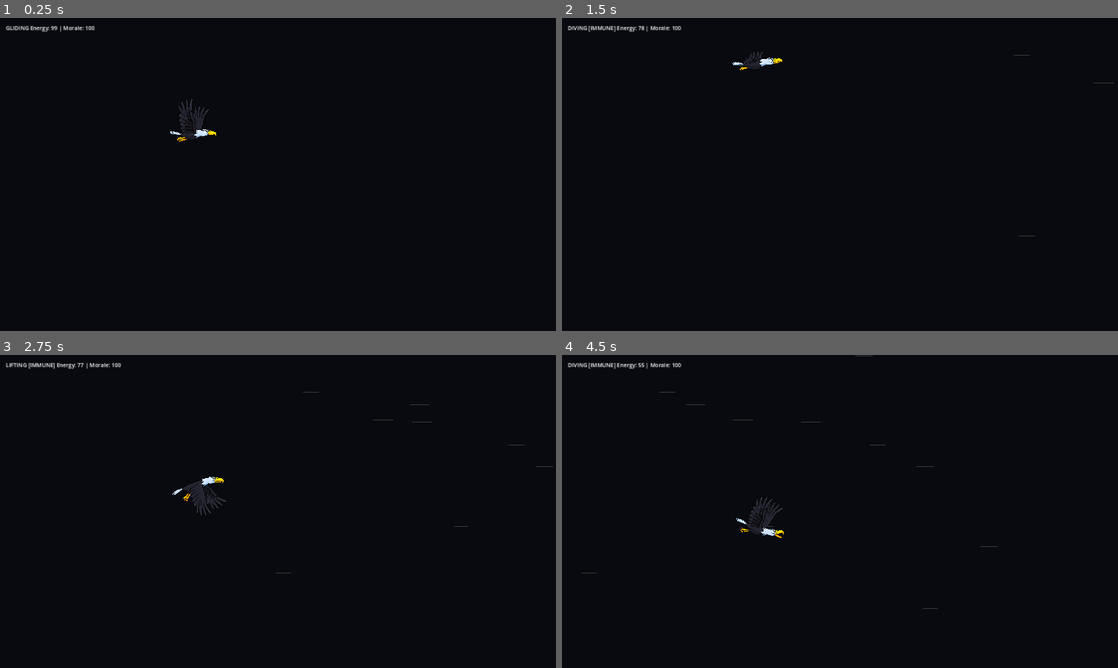
Above: before the commit, frames 1-4 (two rows, left to right).
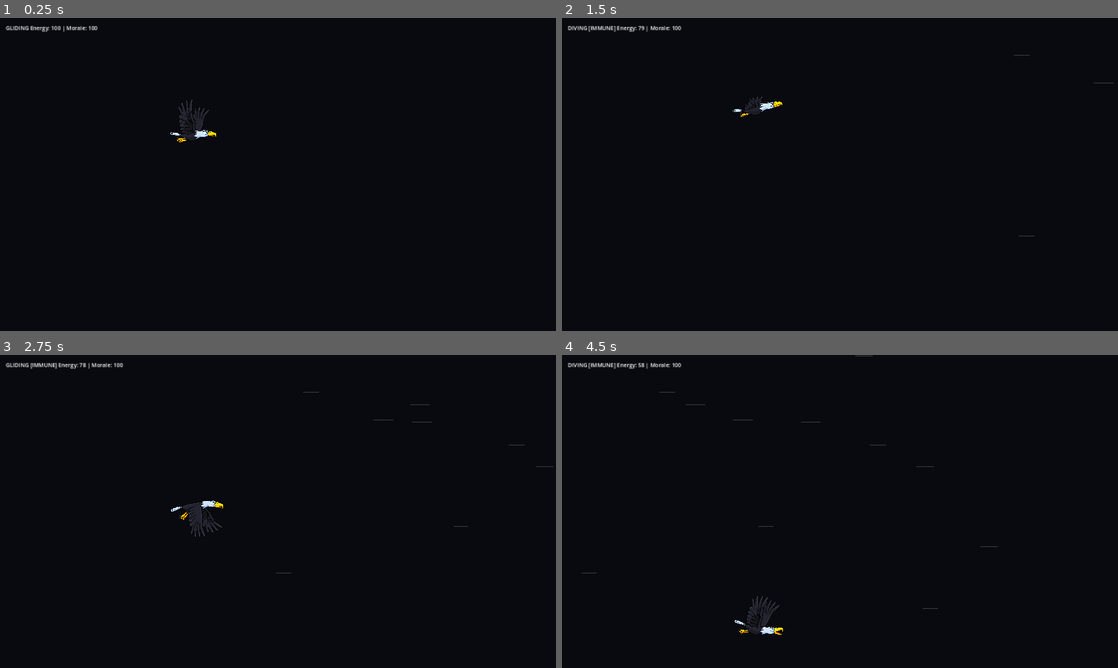
Above: after the commit, the same moments.

Repository: yakostro/eagle_game
Game: Godot game, scene res://Scenes/game.tscn
The game is run twice, just before and just after one commit, with the same random seed, the same clock (stepped at 60 frames per second) and the same inputs.
Inputs:
- Up to frame 1 (0.25 s): no input
- Up to frame 2 (1.5 s): hold Up (move_up) 0.53-1.28 s; tap F (drop_fish) at 0.6 s; tap Space (ui_select) at 0.77, 1.07 s; tap T at 1.25 s; hold Down (move_down) from 1.28 s (still down); tap E (eat_fish) at 1.35 s
- Up to frame 3 (2.75 s): tap Space (ui_select) at 1.52, 1.82 s; release Down (move_down) at 2.03 s; hold Up (move_up) from 2.03 s (still down); tap H (screech) at 2.1 s
- Up to frame 4 (4.5 s): tap F (drop_fish) at 2.85 s; tap Space (ui_select) at 3.02, 3.32, 3.77, 4.07 s; tap T at 3.5 s; release Up (move_up) at 3.53 s; hold Down (move_down) from 3.53 s (still down); tap E (eat_fish) at 3.6 s; tap H (screech) at 4.35 s

The runs differ from the first frame. In frame 1, 0.3% of the frame differs, in the area x 9-39%, y 2-40%; in frame 2, 0.3%; in frame 3, 0.9%, in the area x 1-41%, y 2-59%; in frame 4, 0.7%.

Commit message:
made a flappy mechanics. there is some strange mechanism for turning it on (special method in eagle.gd), need to fix.

Diff:
--- a/Scenes/game.tscn
+++ b/Scenes/game.tscn
@@ -46,6 +46,8 @@
 
 [node name="Eagle" parent="." instance=ExtResource("1_ek57t")]
 position = Vector2(755, 395)
+energy_loss_per_flap = 1.0
+disable_passive_energy_loss = true
 
 [node name="Camera2D" type="Camera2D" parent="."]
 position = Vector2(960, 540)
--- a/project.godot
+++ b/project.godot
@@ -14,6 +14,10 @@
 run/main_scene="res://scenes/game.tscn"
 config/features=PackedStringArray("4.2", "Forward Plus")
 config/icon="res://icon.svg"
+
+[autoload]
+
+GameBalance="*res://scripts/game_balance.gd"
 
 [display]
 
@@ -50,6 +54,16 @@
 "events": [Object(InputEventKey,"resource_local_to_scene":false,"resource_name":"","device":-1,"window_id":0,"alt_pressed":false,"shift_pressed":false,"ctrl_pressed":false,"meta_pressed":false,"pressed":false,"keycode":0,"physical_keycode":70,"key_label":0,"unicode":102,"echo":false,"script":null)
 ]
 }
+switch_to_flappy={
+"deadzone": 0.5,
+"events": [Object(InputEventKey,"resource_local_to_scene":false,"resource_name":"","device":-1,"window_id":0,"alt_pressed":false,"shift_pressed":false,"ctrl_pressed":false,"meta_pressed":false,"pressed":false,"keycode":0,"physical_keycode":4194333,"key_label":0,"unicode":0,"echo":false,"script":null)
+]
+}
+switch_to_default={
+"deadzone": 0.5,
+"events": [Object(InputEventKey,"resource_local_to_scene":false,"resource_name":"","device":-1,"window_id":0,"alt_pressed":false,"shift_pressed":false,"ctrl_pressed":false,"meta_pressed":false,"pressed":false,"keycode":0,"physical_keycode":49,"key_label":0,"unicode":49,"echo":false,"script":null)
+]
+}
 
 [rendering]
 
--- a/scripts/eagle.gd
+++ b/scripts/eagle.gd
@@ -14,6 +14,8 @@
 # Game mechanics variables
 @export var max_energy: float = 100.0
 @export var energy_loss_per_second: float = 1.0  # Base energy loss over time
+@export var energy_loss_per_flap: float = 3.0  # Energy lost per flap in flappy mode
+@export var disable_passive_energy_loss: bool = false  # For flappy bird mode
 
 # Morale system variables
 @export var max_morale: float = 100.0
@@ -77,6 +79,9 @@
 	screech_requested.connect(animation_controller.handle_screech_request)
 	fish_caught_changed.connect(animation_controller.handle_fish_carrying_change)
 	print("Signals connected to animation controller")
+
+	enable_flappy_mode()  # Switch to flappy bird controller
+
 
 func _physics_process(delta):
 	# 1. Handle special input actions
@@ -343,18 +348,26 @@
 
 func update_energy(delta):
 	"""Update eagle's energy over time"""
-	# Calculate energy loss multiplier based on morale (lower morale = faster energy loss)
-	var morale_percentage = get_morale_percentage()
-	var energy_loss_multiplier = lerp(max_energy_loss_multiplier, min_energy_loss_multiplier, morale_percentage)
-
-	# Lose energy over time (faster if low morale)
-	var actual_energy_loss = energy_loss_per_second * energy_loss_multiplier * delta
-	current_energy -= actual_energy_loss
-	current_energy = max(current_energy, 0.0)
+	# Only lose energy passively if not in flappy mode
+	if not disable_passive_energy_loss:
+		# Calculate energy loss multiplier based on morale (lower morale = faster energy loss)
+		var morale_percentage = get_morale_percentage()
+		var energy_loss_multiplier = lerp(max_energy_loss_multiplier, min_energy_loss_multiplier, morale_percentage)
+
+		# Lose energy over time (faster if low morale)
+		var actual_energy_loss = energy_loss_per_second * energy_loss_multiplier * delta
+		current_energy -= actual_energy_loss
+		current_energy = max(current_energy, 0.0)
 
 	# Check for death condition
 	if current_energy <= 0.0:
 		die()
+
+func consume_flap_energy():
+	"""Called by flappy movement controller when eagle flaps"""
+	current_energy -= energy_loss_per_flap
+	current_energy = max(current_energy, 0.0)
+	print("Eagle flapped! Energy lost: ", energy_loss_per_flap, " (Current: ", current_energy, ")")
 
 func die():
 	"""Called when the eagle dies from energy depletion"""
@@ -376,6 +389,20 @@
 	# Reconnect animation controller signal
 	movement_controller.movement_state_changed.connect(animation_controller.handle_movement_state_change)
 	print("Movement controller changed to: ", movement_controller.get_script().resource_path)
+
+func enable_flappy_mode():
+	"""Switch to flappy bird movement controller"""
+	disable_passive_energy_loss = true
+	var flappy_controller = FlappyMovementController.new(self)
+	set_movement_controller(flappy_controller)
+	print("Switched to Flappy Bird movement controller!")
+
+func enable_default_mode():
+	"""Switch to default movement controller"""
+	disable_passive_energy_loss = false
+	var default_controller = DefaultMovementController.new(self)
+	set_movement_controller(default_controller)
+	print("Switched to Default movement controller!")
 
 func get_movement_state() -> MovementState:
 	"""Get current movement state from movement controller"""
--- a/scripts/movement_controllers/default_movement_controller.gd
+++ b/scripts/movement_controllers/default_movement_controller.gd
@@ -5,10 +5,10 @@
 extends BaseMovementController
 
 # Physics constants - moved from eagle.gd
-@export var max_up_velocity: float = -500.0
-@export var max_down_velocity: float = 700.0
-@export var lift_acceleration: float = 3000.0
-@export var dive_acceleration: float = 4000.0
+@export var max_up_velocity: float = -400.0
+@export var max_down_velocity: float = 500.0
+@export var lift_acceleration: float = 2000.0
+@export var dive_acceleration: float = 3000.0
 @export var drag: float = 500.0
 @export var neutral_drag: float = 800.0
 @export var neutral_threshold: float = 5.0
--- /dev/null
+++ b/scripts/movement_controllers/flappy_movement_controller.gd
@@ -0,0 +1,147 @@
+# Flappy Bird style movement controller for the eagle
+# Implements gravity-like descent with flap-based upward movement
+
+class_name FlappyMovementController
+extends BaseMovementController
+
+# Physics constants for Flappy Bird mechanics
+@export var gravity: float = 100.0  # Constant downward force
+@export var flap_force: float = -200.0  # Upward force when flapping (negative = up)
+@export var max_fall_velocity: float = 400.0  # Maximum downward velocity
+@export var max_rise_velocity: float = -1000.0  # Maximum upward velocity (negative = up)
+
+# Dive mechanics (preserving from original system)
+@export var dive_acceleration: float = 1500.0  # Extra acceleration when diving
+@export var max_dive_velocity: float = 800.0  # Maximum velocity when diving
+
+# Rotation constants
+@export var max_rotation_up: float = -30.0  # Rotation when moving up (degrees)
+@export var max_rotation_down: float = 80.0  # Rotation when moving down (degrees)
+@export var rotation_speed: float = 0.5  # How fast rotation changes
+@export var min_speed_for_rotation: float = 60.0  # Minimum speed to start rotating
+
+# Input state tracking
+var flap_pressed_this_frame: bool = false
+var dive_pressed: bool = false
+
+# Hit state tracking
+var previous_movement_state: MovementState = MovementState.GLIDING
+
+func _init(body: CharacterBody2D):
+	super._init(body)
+
+func handle_input_and_update_state():
+	"""Handle input and determine movement state for Flappy Bird mechanics"""
+	# Track input states
+	flap_pressed_this_frame = Input.is_action_just_pressed("move_up")
+	dive_pressed = Input.is_action_pressed("move_down")
+
+	var new_state = determine_movement_state()
+
+	if new_state != movement_state:
+		set_movement_state(new_state)
+
+func determine_movement_state() -> MovementState:
+	"""Determine movement state based on input and velocity"""
+	if flap_pressed_this_frame:
+		return MovementState.LIFTING
+	elif dive_pressed:
+		var current_velocity = get_velocity()
+		# If already moving fast downward, enter diving state
+		if current_velocity.y > 200.0:
+			return MovementState.DIVING
+		else:
+			return MovementState.DIVING  # Start diving
+	else:
+		return MovementState.GLIDING
+
+func apply_movement_physics(delta: float):
+	"""Apply Flappy Bird physics based on current state"""
+	var current_velocity = get_velocity()
+
+	match movement_state:
+		MovementState.LIFTING:
+			current_velocity = apply_flap_physics(current_velocity, delta)
+		MovementState.DIVING:
+			current_velocity = apply_diving_physics(current_velocity, delta)
+		MovementState.GLIDING:
+			current_velocity = apply_gravity_physics(current_velocity, delta)
+		MovementState.HIT:
+			current_velocity = apply_hit_physics(current_velocity, delta)
+
+	# Clamp velocity to reasonable limits
+	if movement_state == MovementState.DIVING:
+		current_velocity.y = clamp(current_velocity.y, max_rise_velocity, max_dive_velocity)
+	else:
+		current_velocity.y = clamp(current_velocity.y, max_rise_velocity, max_fall_velocity)
+
+	set_velocity(current_velocity)
+
+func apply_flap_physics(velocity: Vector2, delta: float) -> Vector2:
+	"""Apply upward flap force and gravity"""
+	if flap_pressed_this_frame:
+		# Give upward impulse (flap)
+		velocity.y = flap_force
+		# Signal eagle that energy should be consumed for flapping
+		if eagle_body and eagle_body.has_method("consume_flap_energy"):
+			eagle_body.consume_flap_energy()
+
+	# Always apply gravity
+	velocity.y += gravity * delta
+
+	return velocity
+
+func apply_diving_physics(velocity: Vector2, delta: float) -> Vector2:
+	"""Apply enhanced diving physics"""
+	# Apply gravity plus extra dive acceleration
+	velocity.y += (gravity + dive_acceleration) * delta
+
+	return velocity
+
+func apply_gravity_physics(velocity: Vector2, delta: float) -> Vector2:
+	"""Apply gravity during gliding - the core of Flappy Bird mechanics"""
+	# Constant gravity pulls eagle down
+	velocity.y += gravity * delta
+
+	return velocity
+
+func apply_hit_physics(velocity: Vector2, delta: float) -> Vector2:
+	"""Apply physics during hit state - maintain momentum with gravity"""
+	# During hit, eagle is affected by gravity but can't control movement
+	velocity.y += gravity * delta
+
+	return velocity
+
+func update_rotation(delta: float):
+	"""Update rotation based on velocity for Flappy Bird feel"""
+	var velocity = get_velocity()
+	var speed = abs(velocity.y)  # Only consider vertical speed for rotation
+	var target_rotation = 0.0
+
+	if speed > min_speed_for_rotation:
+		if velocity.y < 0:  # Moving up
+			target_rotation = max_rotation_up
+		elif velocity.y > 0:  # Moving down
+			# Scale rotation based on speed
+			var speed_ratio = clamp(speed / max_fall_velocity, 0.0, 1.0)
+			target_rotation = speed_ratio * max_rotation_down
+
+	# Smoothly interpolate to target rotation
+	var current_rotation_deg = rad_to_deg(get_rotation())
+	var new_rotation_deg = lerp(current_rotation_deg, target_rotation, rotation_speed * delta)
+	set_rotation(deg_to_rad(new_rotation_deg))
+
+func handle_hit_state():
+	"""Handle hit state logic - preserve previous state for recovery"""
+	if movement_state != MovementState.HIT:
+		previous_movement_state = movement_state
+	force_hit_state()
+
+func restore_from_hit_state():
+	"""Restore from hit state to previous state"""
+	end_hit_state(previous_movement_state)
+
+# Helper method to check if currently flapping (for animation system)
+func is_flapping() -> bool:
+	"""Returns true if eagle is currently in lifting state (flapping)"""
+	return movement_state == MovementState.LIFTING
--- a/scripts/obstacles/base_obstacle.gd
+++ b/scripts/obstacles/base_obstacle.gd
@@ -2,7 +2,7 @@
 extends StaticBody2D
 
 # Movement properties - should match eagle/world speed (as per GDD)
-@export var movement_speed: float = 200.0  # Speed obstacle moves left
+@export var movement_speed: float = 300.0  # Speed obstacle moves left
 
 # Nest support - define per obstacle type
 @export var can_carry_nest: bool = true
--- a/scripts/spawners/enemies_spawner.gd
+++ b/scripts/spawners/enemies_spawner.gd
@@ -3,8 +3,8 @@
 
 # Enemy bird spawning configuration
 @export var enemy_bird_scene: PackedScene  # Drag the enemy_bird.tscn here in the editor
-@export var spawn_interval_min: float = 3.0  # Minimum time between spawns
-@export var spawn_interval_max: float = 6.0  # Maximum time between spawns
+@export var spawn_interval_min: float = 70.0  # Minimum time between spawns
+@export var spawn_interval_max: float = 100.0  # Maximum time between spawns
 @export var spawn_distance_from_screen: float = 100.0  # How far right of screen to spawn
 
 # Difficulty progression variables
Renamed: GDD schemes/1.png -> GD/1.png
Not shown, changed: GD/1.png.import
Renamed: GDD schemes/2.png -> GD/2.png
Not shown, changed: GD/2.png.import
Not shown, added: GD/movement_controller_v2.md
